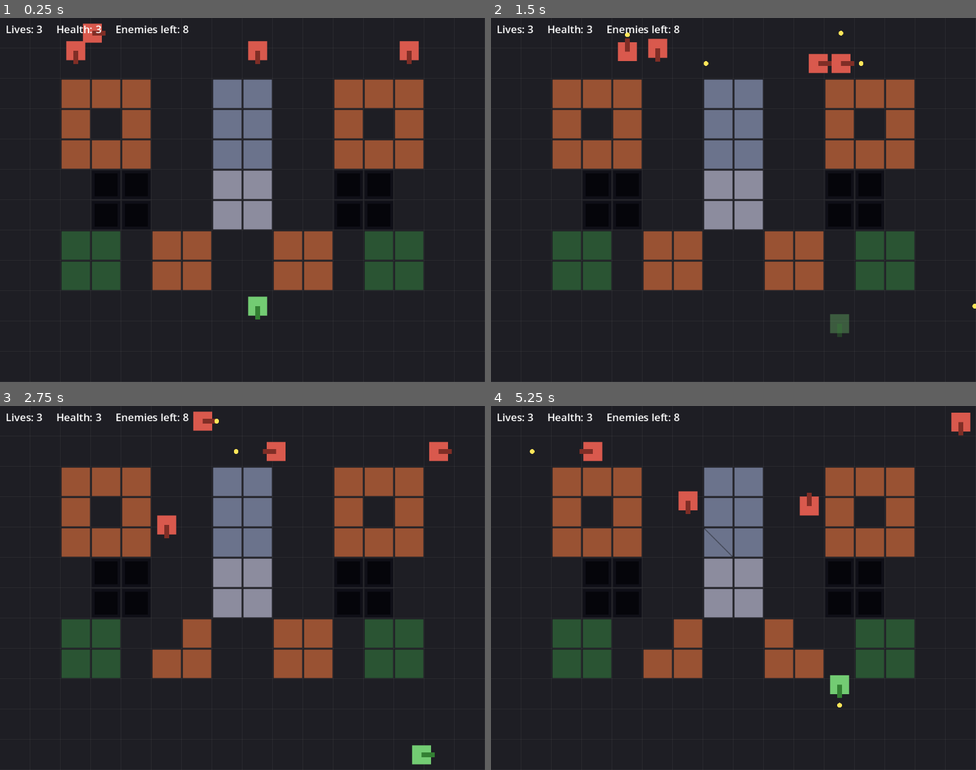
Above: before the commit, frames 1-4 (two rows, left to right).
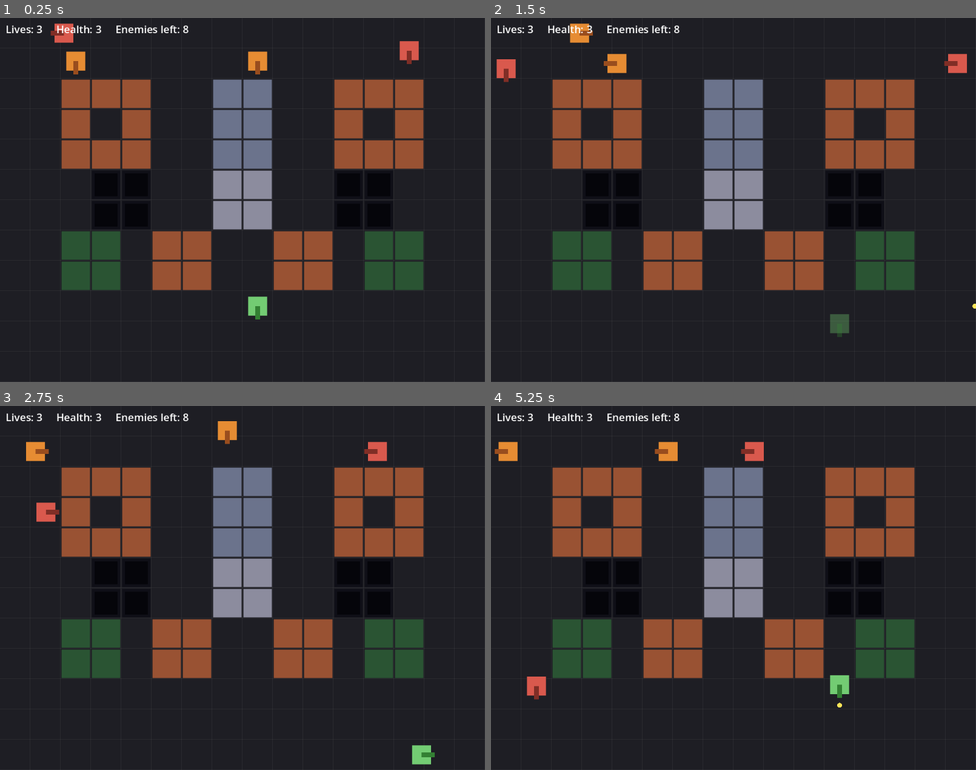
Above: after the commit, the same moments.

Repository: AuraofMana/TankWars
Game: Godot game, scene res://main.tscn
Same seed, same stepped clock (60 frames per second), same inputs: the game is played once before the commit and once after it.
Inputs (mouse positions are in pixels of both pictures, inside the frame that each line leads up to):
- Up to frame 1 (0.25 s): no input
- Up to frame 2 (1.5 s): tap Enter at 0.5 s; move the mouse to (840, 181) at 0.52 s; hold D 0.53-1.28 s; tap R at 0.6, 1.35 s; click (840, 181) at 0.67 s; move the mouse to (636, 218) at 1.27 s; hold S from 1.28 s (still down)
- Up to frame 3 (2.75 s): move the mouse to (291, 507) at 2.02 s; release S at 2.03 s; hold D from 2.03 s (still down); tap R at 2.1 s
- Up to frame 4 (5.25 s): move the mouse to (709, 660) at 2.77 s; release D at 2.78 s; hold W 2.78-3.53 s; tap R every 0.75 s from 2.85 to 5.1 s; click (709, 660) at 2.92 s; move the mouse to (879, 642) at 3.52 s; hold A 3.53-5.03 s; move the mouse to (588, 533) at 4.27 s; move the mouse to (757, 588) at 5.02 s; hold S from 5.03 s (still down); click (757, 588) at 5.17 s

The runs differ from the first frame. In frame 1, 1.1% of the frame differs, in the area x 10-56%, y 1-16%; in frame 2, 1.8%; in frame 3, 2.3%; in frame 4, 2.8%, in the area x 0-99%, y 1-81%.

Commit message:
Add enemy fog-of-war detection spine with pawn + skirmisher
Enemies now have line-of-sight vision: solid walls block it, foliage
shortens it. They wander until they spot the player, hunt the last-seen
position, wake nearby enemies, then give up and wander again. Adds two
types: pawn (charges straight) and skirmisher (fast, steers for your
back). An "!" marker shows when an enemy is hunting.

Co-Authored-By: Claude Opus 4.6 <noreply@anthropic.com>

Diff:
--- a/godot/enemy.gd
+++ b/godot/enemy.gd
@@ -1,45 +1,101 @@
 extends "res://tank.gd"
 
+# Enemies have fog of war: they wander until they SEE the player, then hunt the
+# last spot they saw you, then give up and wander again. main.enemy_can_see() does
+# the line-of-sight test; main.alert_near() lets a spotter wake its neighbors.
+
+enum Kind { PAWN, SKIRMISHER }
 const DIRS := [Vector2.UP, Vector2.DOWN, Vector2.LEFT, Vector2.RIGHT]
+const ALERT_MEMORY := 3.0  # Seconds to keep hunting your last-seen spot after losing sight.
+
+var kind := Kind.PAWN
+var alerted := false
+var last_seen := Vector2.ZERO
+var memory := 0.0
 
 var ai_timer := 0.0
 var fire_ai := 0.0
 
 func _ready() -> void:
 	team = TEAM_ENEMY
-	hull_color = Color(0.85, 0.35, 0.3)
-	barrel_color = Color(0.5, 0.18, 0.15)
-	speed = 150.0
-	fire_cooldown = 0.0  # Cadence is controlled by fire_ai below.
+	add_to_group("enemies")
 	facing = Vector2.DOWN
 	want = Vector2.DOWN
-	add_to_group("enemies")
+	fire_cooldown = 0.0  # Cadence is handled by fire_ai below.
 	ai_timer = randf_range(0.4, 1.2)
 	fire_ai = randf_range(0.6, 1.6)
+	if kind == Kind.SKIRMISHER:
+		hull_color = Color(0.9, 0.55, 0.2)
+		barrel_color = Color(0.6, 0.3, 0.12)
+		speed = 235.0  # Fast flanker.
+	else:
+		hull_color = Color(0.85, 0.35, 0.3)
+		barrel_color = Color(0.5, 0.18, 0.15)
+		speed = 150.0
 
 func _decide(delta: float) -> void:
-	# Repath when we hit something, or periodically to keep things lively.
-	ai_timer -= delta
-	if blocked or ai_timer <= 0.0:
-		want = _pick_new_dir()
-		ai_timer = randf_range(0.6, 1.6)
+	var p := get_tree().get_first_node_in_group("player")
+	if p and get_parent().enemy_can_see(position, p.position):
+		if not alerted:
+			get_parent().alert_near(position, p.position)  # Wake the neighbors.
+		alerted = true
+		last_seen = p.position
+		memory = ALERT_MEMORY
+	elif alerted:
+		memory -= delta
+		if memory <= 0.0:
+			alerted = false
+
+	if alerted:
+		_hunt(delta, p)
+	else:
+		_wander(delta)
 
 	fire_ai -= delta
-	if fire_ai <= 0.0:
+	if alerted and fire_ai <= 0.0:  # Only shoot when you actually have a target.
 		fire()
 		fire_ai = randf_range(0.9, 2.2)
 
-func _pick_new_dir() -> Vector2:
+func _wander(delta: float) -> void:
+	ai_timer -= delta
+	if blocked or ai_timer <= 0.0:
+		want = _pick_open_dir()
+		ai_timer = randf_range(0.6, 1.6)
+
+func _hunt(delta: float, p) -> void:
+	var target := last_seen
+	if kind == Kind.SKIRMISHER and p != null:
+		target = p.position - p.facing * (TILE * 1.5)  # Aim for your back, not your front.
+	ai_timer -= delta
+	if blocked or ai_timer <= 0.0 or want == Vector2.ZERO:
+		want = _dir_toward(target)
+		ai_timer = randf_range(0.3, 0.7)
+	# Reached the last-seen spot with nobody in sight: start giving up.
+	if position.distance_to(last_seen) < TILE * 0.6:
+		memory = min(memory, 0.4)
+
+func _dir_toward(target: Vector2) -> Vector2:
+	var primary := _toward(target)
+	if _can_go(primary):
+		return primary
+	# Blocked: pick the open direction that still heads closest to the target.
+	var open := _open_dirs()
+	if open.is_empty():
+		return -facing
+	var best: Vector2 = open[0]
+	var best_dot := -INF
+	var goal := (target - position).normalized()
+	for d in open:
+		var dot: float = d.dot(goal)
+		if dot > best_dot:
+			best_dot = dot
+			best = d
+	return best
+
+func _pick_open_dir() -> Vector2:
 	var open := _open_dirs()
 	if open.is_empty():
 		return -facing  # Boxed in; turn around.
-	# About half the time, head toward the player if that way is open.
-	if randf() < 0.5:
-		var p := get_tree().get_first_node_in_group("player")
-		if p:
-			var toward := _toward(p.position)
-			if open.has(toward):
-				return toward
 	return open[randi() % open.size()]
 
 func _open_dirs() -> Array:
@@ -50,10 +106,8 @@
 	return open
 
 func _can_go(d: Vector2) -> bool:
-	# Wall just ahead in this direction?
 	if get_parent().is_solid(position + d * (TANK_RADIUS + 8.0)):
 		return false
-	# Another tank close ahead in this direction?
 	for o in _other_tanks():
 		if d.dot(o.position - position) > 0.0 and position.distance_to(o.position) < TANK_SEP + 18.0:
 			return false
@@ -65,5 +119,16 @@
 		return Vector2.RIGHT if d.x > 0.0 else Vector2.LEFT
 	return Vector2.DOWN if d.y > 0.0 else Vector2.UP
 
+func receive_alert(seen: Vector2) -> void:
+	alerted = true
+	last_seen = seen
+	memory = ALERT_MEMORY
+
 func kill() -> void:
 	queue_free()
+
+func _draw() -> void:
+	super._draw()
+	if alerted:  # Little "!" so you can read when an enemy is hunting you.
+		var pts := PackedVector2Array([Vector2(-7, -30), Vector2(7, -30), Vector2(0, -44)])
+		draw_colored_polygon(pts, Color(1.0, 0.9, 0.2))
--- a/godot/main.gd
+++ b/godot/main.gd
@@ -26,6 +26,12 @@
 const HEALTH_DROP_CHANCE := 0.25  # Chance a killed enemy drops a health pickup.
 const TOTAL_ENEMIES := 8  # Whole pool to clear for a win.
 const MAX_ALIVE := 4  # How many can be on the field at once.
+
+# Enemy vision (fog of war): an enemy only knows where you are if it can SEE you.
+const DETECT_RADIUS := 340.0       # Sight range along a clear line.
+const FOLIAGE_PENALTY := 120.0     # Each foliage tile on the sightline cuts that range.
+const FOLIAGE_MIN_RANGE := 70.0    # Closest they can still spot you through heavy foliage.
+const ALERT_SHARE_RADIUS := 260.0  # Spotting you also wakes enemies within this radius.
 
 enum State { PLAYING, WON, LOST }
 
@@ -113,6 +119,7 @@
 	var e := Node2D.new()
 	e.set_script(load("res://enemy.gd"))
 	e.position = Vector2(c.x * TILE + HALF, c.y * TILE + HALF)
+	e.set("kind", 1 if randf() < 0.34 else 0)  # 1 = SKIRMISHER, else PAWN
 	add_child(e)
 
 func _on_enemy_killed(at: Vector2) -> void:
@@ -192,6 +199,35 @@
 func is_solid(world: Vector2) -> bool:
 	var t := _tile_at(_cell(world))
 	return t != EMPTY and t != BUSH
+
+# Can an enemy at `from` see the player at `to`? Solid walls hard-block the line;
+# foliage doesn't block but shortens the range, so they must close in to spot you.
+func enemy_can_see(from: Vector2, to: Vector2) -> bool:
+	var dist := from.distance_to(to)
+	if dist > DETECT_RADIUS:
+		return false
+	var foliage := 0
+	var seen := {}
+	var steps := int(dist / 16.0) + 1
+	for i in range(1, steps + 1):
+		var pt: Vector2 = from.lerp(to, float(i) / float(steps))
+		var c := _cell(pt)
+		if seen.has(c):
+			continue
+		seen[c] = true
+		var t := _tile_at(c)
+		if t == BRICK or t == STEEL or t == HARD:
+			return false  # A solid wall breaks the line of sight.
+		elif t == BUSH:
+			foliage += 1
+	var effective: float = max(FOLIAGE_MIN_RANGE, DETECT_RADIUS - foliage * FOLIAGE_PENALTY)
+	return dist <= effective
+
+# An enemy that just spotted you wakes its neighbors and hands them your position.
+func alert_near(at: Vector2, seen: Vector2) -> void:
+	for e in get_tree().get_nodes_in_group("enemies"):
+		if e.position.distance_to(at) <= ALERT_SHARE_RADIUS:
+			e.receive_alert(seen)
 
 func bullet_hits(b) -> bool:
 	var cell := _cell(b.position)
